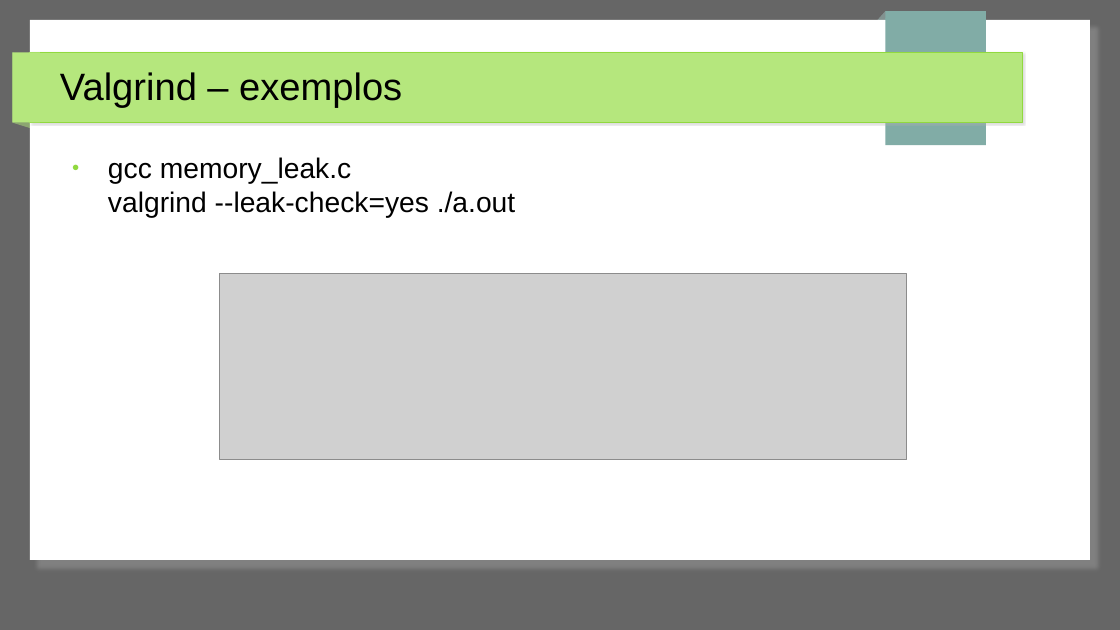
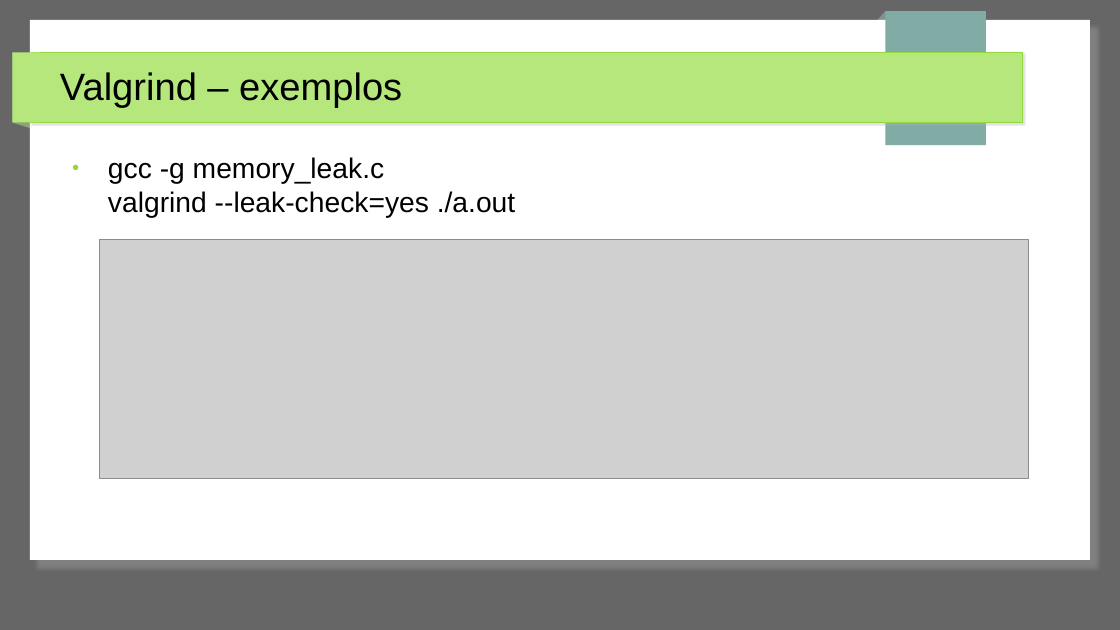
Before and after one commit to jpantonow/SB-T1-ANALISADORES, a slide deck: slide 27 of Slides.odp. Drawn at 1120x630 pixels with LibreOffice and Linux fonts; fonts in the diff are those of the drawing; grey boxes stand for pictures. Boxes give left, top, right and bottom in pixels: in the first picture for what was removed or moved away, otherwise in the second. Text is boxed around its words. In the diff, an @@ line names an element or a change of style, - is before the commit and + after.

```diff
--- a/Slides.odp
+++ b/Slides.odp
@@ text at (108, 157, 515, 218): text changed @@
-● gcc memory_leak.c
-  valgrind --leak-check=yes ./a.out
+● gcc -g memory_leak.c
+  valgrind --leak-check=yes ./a.out
@@ picture: place and size @@
-picture at (221, 273, 908, 459)
+picture at (100, 240, 1029, 479)
```
Also in this commit, not shown: 7 other slides changed.
